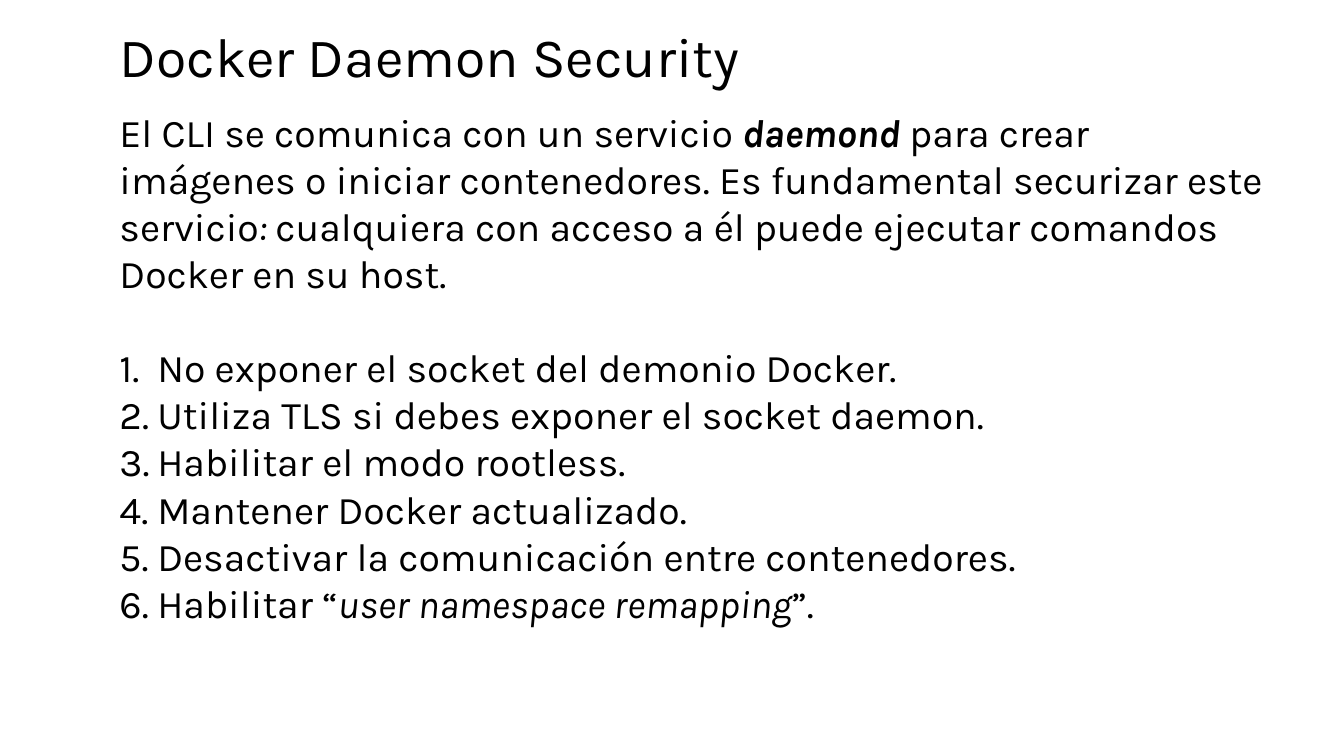
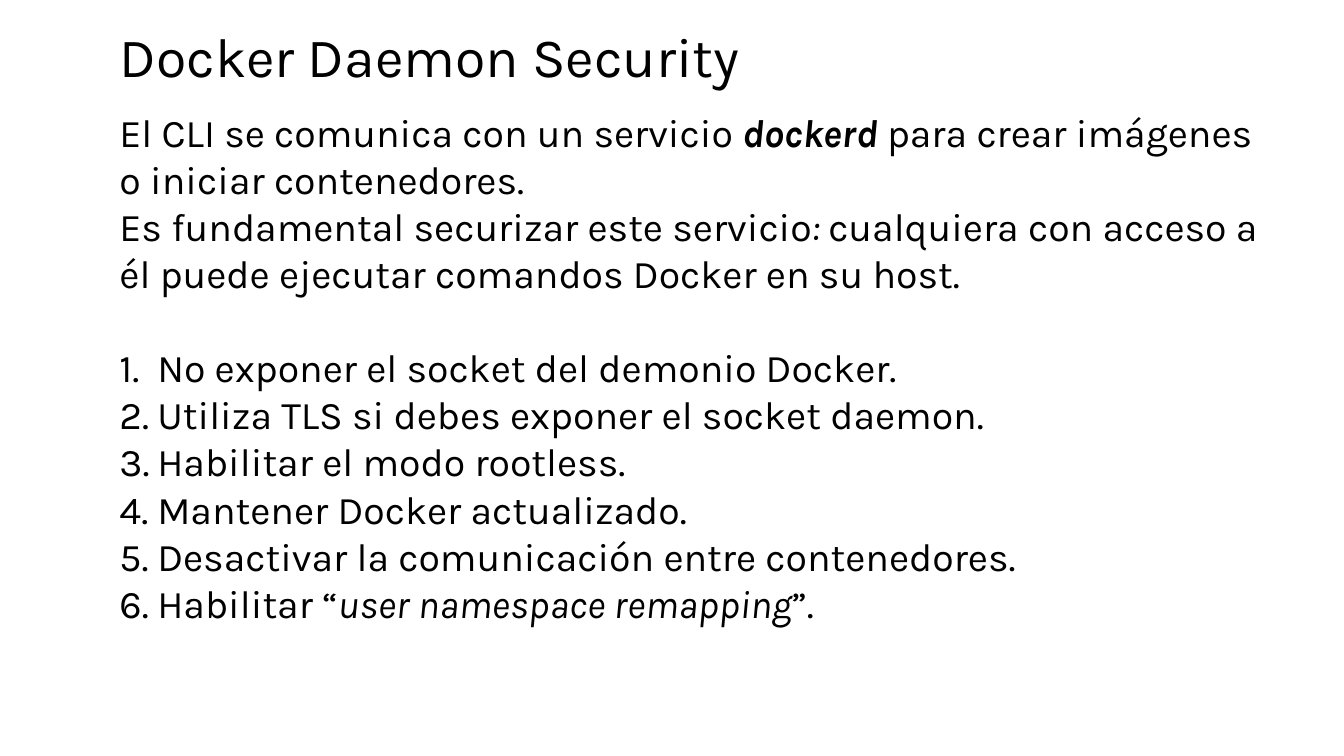
Before and after one commit to jpaniorte/docker25, a slide deck: slide 2 of ppt/4_daemon_security.pptx. Drawn at 1344x756 pixels with LibreOffice and Linux fonts; fonts in the diff are those of the drawing. Boxes give left, top, right and bottom in pixels: in the first picture for what was removed or moved away, otherwise in the second. Text is boxed around its words. In the diff, an @@ line names an element or a change of style, - is before the commit and + after.

Commit message:
udpate

```diff
--- a/ppt/4_daemon_security.pptx
+++ b/ppt/4_daemon_security.pptx
@@ text at (x1=119, y1=117, x2=1258, y2=298): text changed @@
-El CLI se comunica con un servicio daemond para crear imágenes o iniciar contenedores. Es fundamental securizar este servicio: cualquiera con acceso a él puede ejecutar comandos Docker en su host.
+El CLI se comunica con un servicio dockerd para crear imágenes o iniciar contenedores.
+Es fundamental securizar este servicio: cualquiera con acceso a él puede ejecutar comandos Docker en su host.
```
